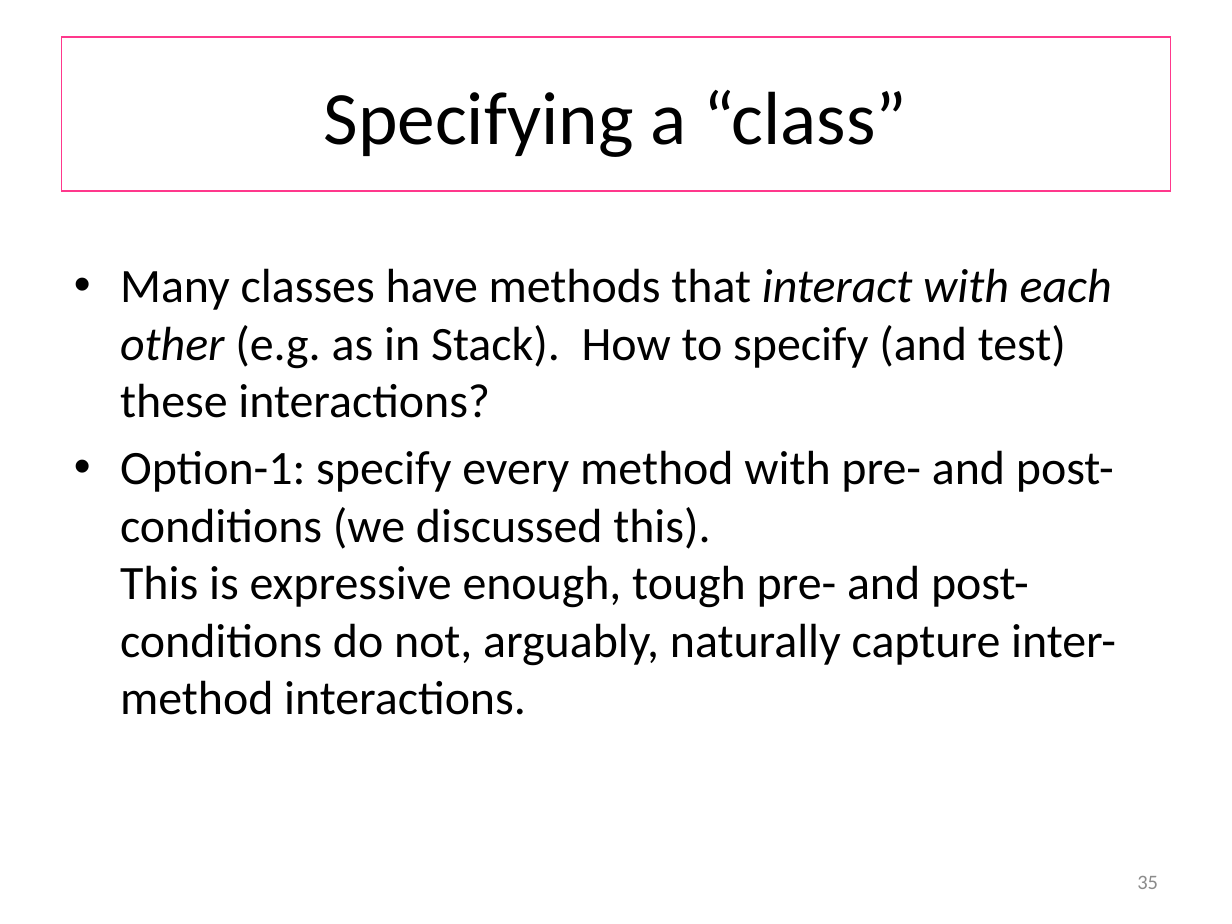
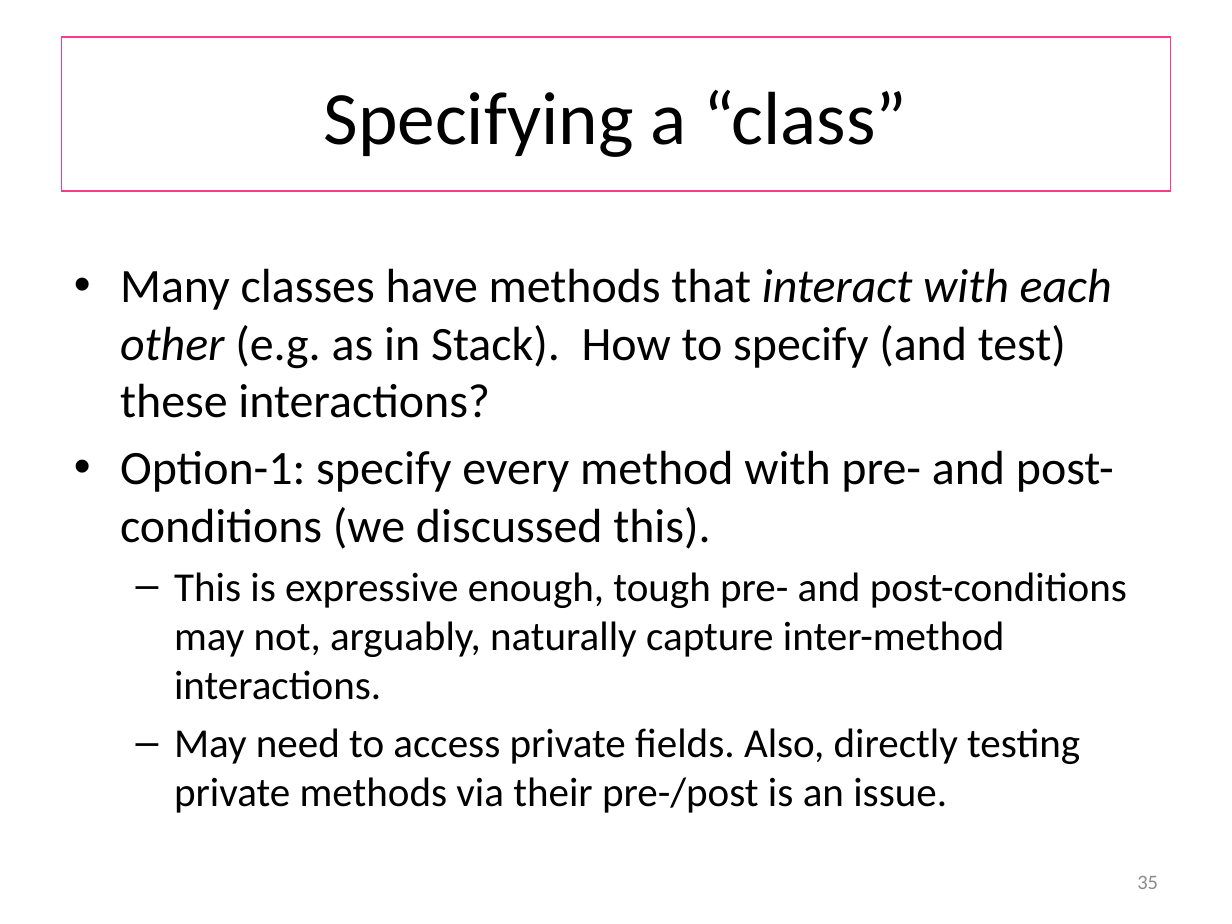
Before and after one commit to wooshrow/b3stv, a slide deck: slide 35 of slides/ut.pptx. Drawn at 1232x924 pixels with LibreOffice and Linux fonts; fonts in the diff are those of the drawing. Boxes give left, top, right and bottom in pixels: in the first picture for what was removed or moved away, otherwise in the second. Text is boxed around its words. In the diff, an @@ line names an element or a change of style, - is before the commit and + after.

```diff
--- a/slides/ut.pptx
+++ b/slides/ut.pptx
@@ text at (120,450,1127,813): text changed; size 28 to 24 pt @@
-• Option-1: specify every method with pre- and post-conditions (we discussed this).
-  This is expressive enough, tough pre- and post-conditions do not, arguably, naturally capture inter-method interactions.
+• Option-1: specify every method with pre- and post-conditions (we discussed this).
+  – This is expressive enough, tough pre- and post-conditions may not, arguably, naturally capture inter-method interactions.
+  – May need to access private fields. Also, directly testing private methods via their pre-/post is an issue.
```
Also in this commit, not shown: 3 other files.
